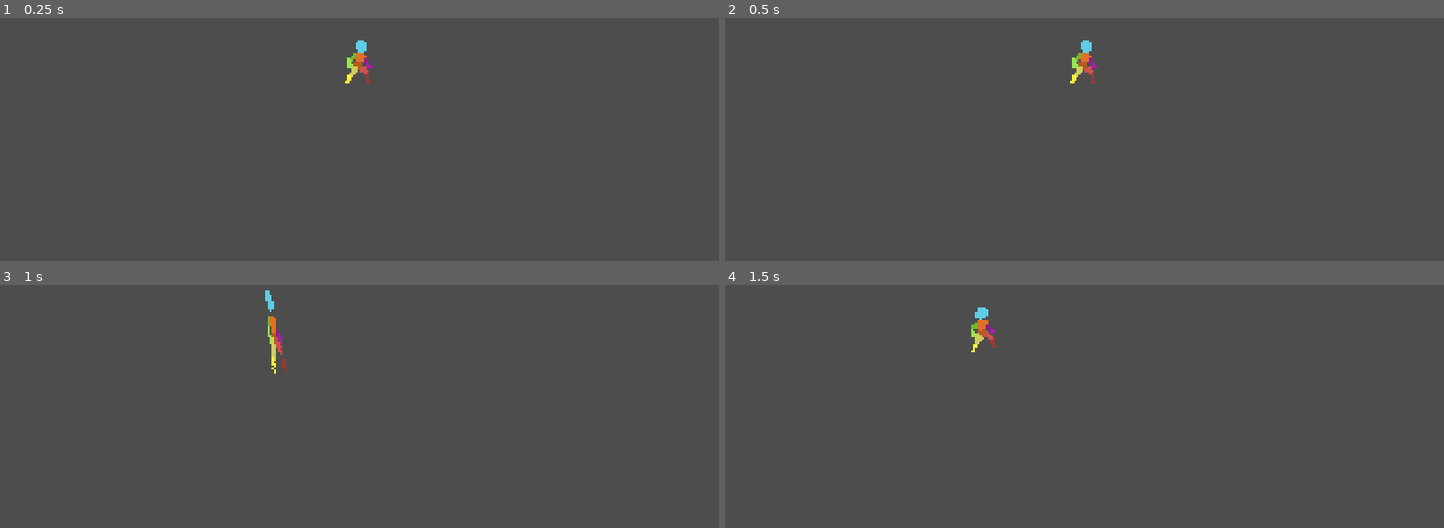
Above: before the commit, frames 1-4 (two rows, left to right).
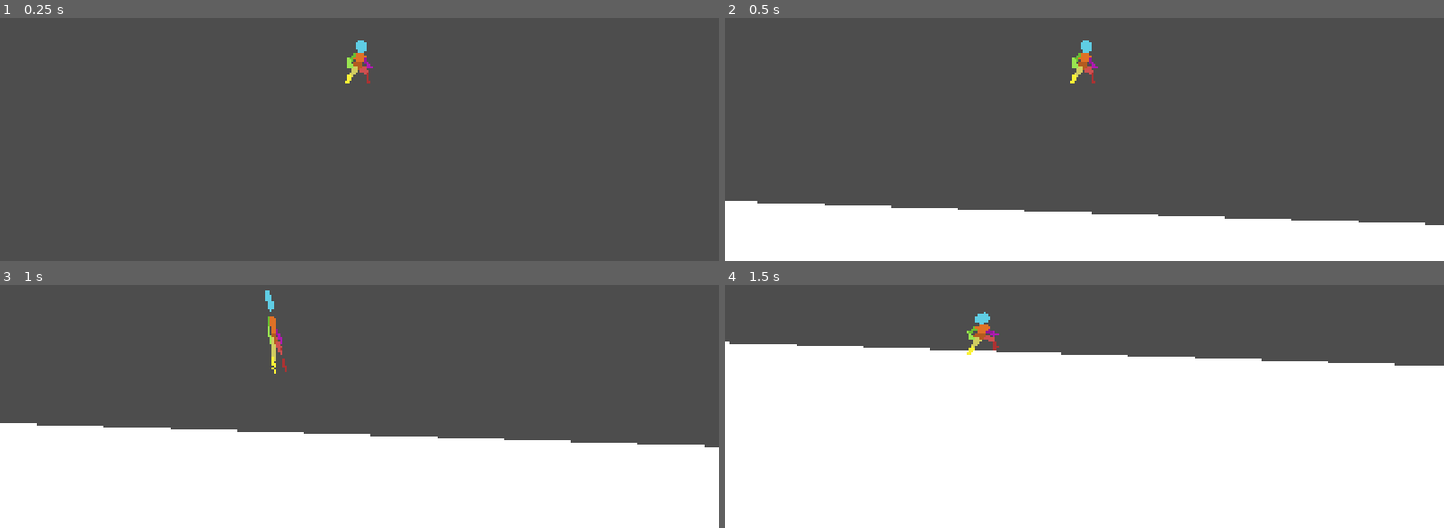
Above: after the commit, the same moments.

Repository: Yu-xo/InBound_Shovel
Game: Godot game, scene res://Scenes/Levels/main_scene.tscn
Two runs of this game, one before a commit and one after it. Both use one fixed random seed, a clock stepped at 60 frames per second and the inputs below.
Inputs:
- Up to frame 1 (0.25 s): no input
- Up to frame 2 (0.5 s): no input
- Up to frame 3 (1 s): hold D (right) from 0.53 s (still down); tap Space (jump) at 0.77 s
- Up to frame 4 (1.5 s): keep holding D (right)

Frame 1 is identical in both runs. In frame 2, 20% of the frame differs, in the area x 0-100%, y 75-100%; in frame 3, 38%; in frame 4, 72%, in the area x 0-100%, y 9-100%.

Commit message:
added sword template

Diff:
--- a/Scenes/Elements/player.tscn
+++ b/Scenes/Elements/player.tscn
@@ -20,9 +20,10 @@
 
 [node name="jump_buffer" type="Timer" parent="."]
 one_shot = true
-autostart = true
 
 [node name="falling" type="Timer" parent="."]
 autostart = true
 
+[node name="Sprite2D2" type="Sprite2D" parent="."]
+
 [connection signal="timeout" from="falling" to="." method="_on_falling_timeout"]
--- a/Scenes/Levels/main_scene.tscn
+++ b/Scenes/Levels/main_scene.tscn
@@ -14,6 +14,7 @@
 [node name="CollisionPolygon2D" type="CollisionPolygon2D" parent="StaticBody2D"]
 
 [node name="player" parent="." instance=ExtResource("2_nu5rl")]
+position = Vector2(5, 528)
 
 [node name="Camera2D" type="Camera2D" parent="player"]
 zoom = Vector2(4, 4)
Binary file added: Assets/placeholders/sword_template.png
Not shown, added: Assets/placeholders/sword_template.png.import
